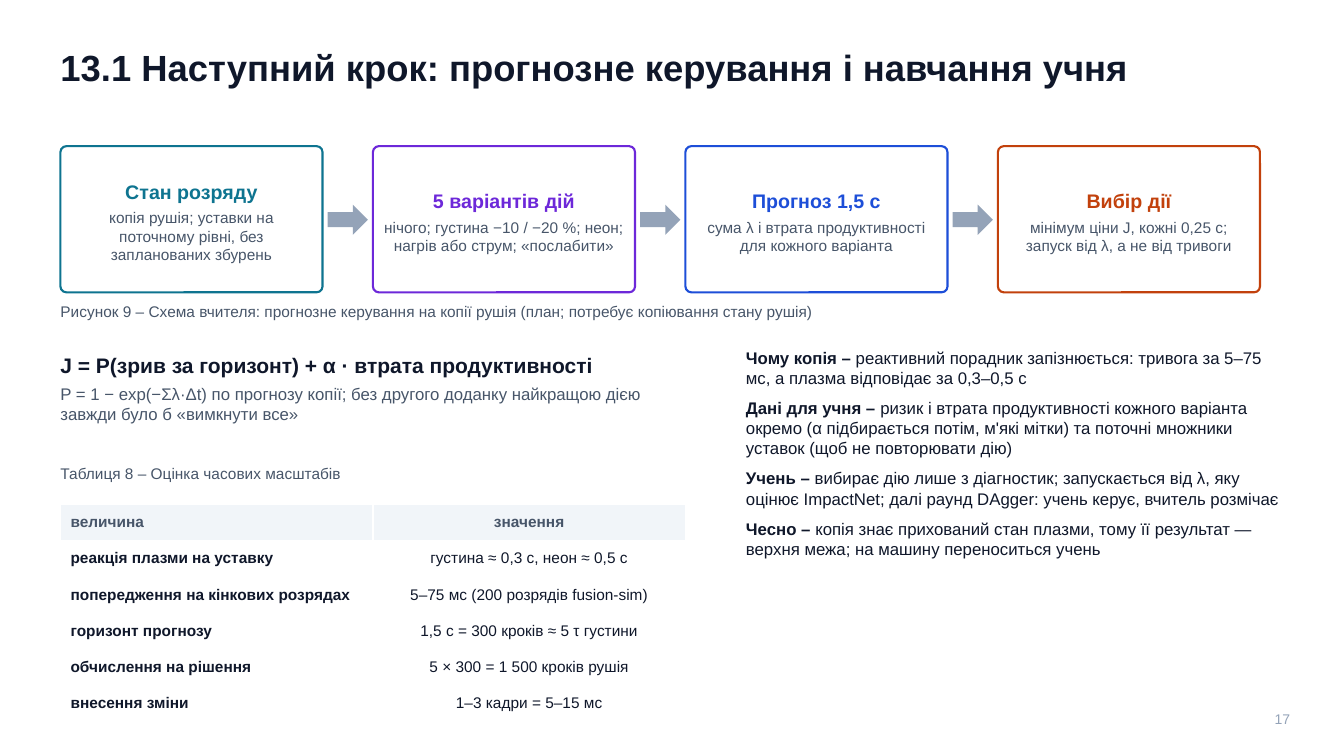
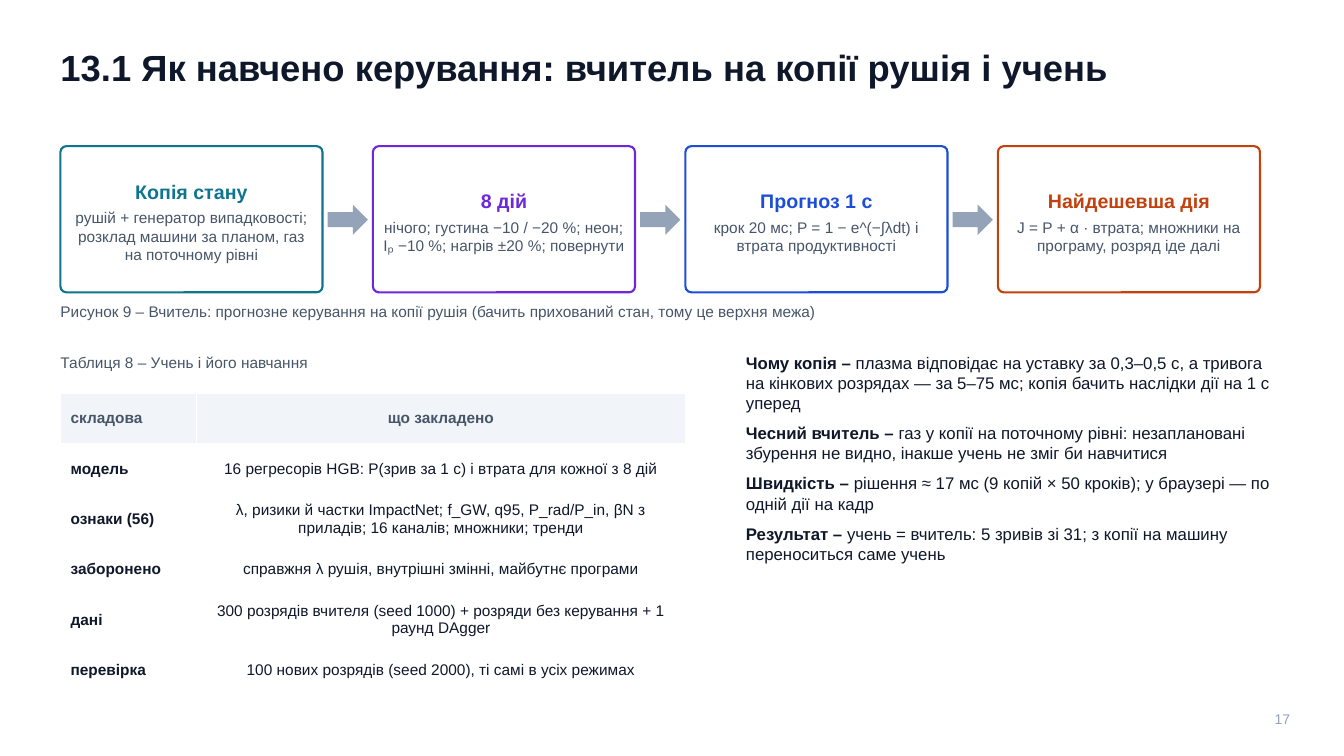
Before and after one commit to llllenah/plasma-disruption-prediction, a slide deck: slide 17 of docs/presentation.pptx. Drawn at 1344x756 pixels with LibreOffice and Linux fonts; fonts in the diff are those of the drawing. Boxes give left, top, right and bottom in pixels: in the first picture for what was removed or moved away, otherwise in the second. Text is boxed around its words. In the diff, an @@ line names an element or a change of style, - is before the commit and + after.

```diff
--- a/docs/presentation.pptx
+++ b/docs/presentation.pptx
@@ text at (60, 54, 1108, 89): text changed @@
-13.1 Наступний крок: прогнозне керування і навчання учня
+13.1 Як навчено керування: вчитель на копії рушія і учень
@@ text at (75, 184, 307, 263): text changed @@
-Стан розряду
-копія рушія; уставки на поточному рівні, без запланованих збурень
+Копія стану
+рушій + генератор випадковості; розклад машини за планом, газ на поточному рівні
@@ text at (384, 193, 624, 254): text changed @@
-5 варіантів дій
-нічого; густина −10 / −20 %; неон; нагрів або струм; «послабити»
+8 дій
+нічого; густина −10 / −20 %; неон; Iₚ −10 %; нагрів ±20 %; повернути
@@ text at (714, 194, 918, 254): text changed @@
-Прогноз 1,5 с
-сума λ і втрата продуктивності для кожного варіанта
+Прогноз 1 с
+крок 20 мс; P = 1 − e^(−∫λdt) і втрата продуктивності
@@ text at (1017, 193, 1240, 254): text changed @@
-Вибір дії
-мінімум ціни J, кожні 0,25 с; запуск від λ, а не від тривоги
+Найдешевша дія
+J = P + α · втрата; множники на програму, розряд іде далі
@@ text at (60, 305, 815, 320): text changed @@
-Рисунок 9 – Схема вчителя: прогнозне керування на копії рушія (план; потребує копіювання стану рушія)
+Рисунок 9 – Вчитель: прогнозне керування на копії рушія (бачить прихований стан, тому це верхня межа)
@@ text at (60, 356, 308, 371): text changed; size 12 to 11 pt @@
-J = P(зрив за горизонт) + α · втрата продуктивності
-P = 1 − exp(−Σλ·Δt) по прогнозу копії; без другого доданку найкращою дією завжди було б «вимкнути все»
+Таблиця 8 – Учень і його навчання
@@ text at (746, 357, 1269, 564): text changed @@
-Чому копія – реактивний порадник запізнюється: тривога за 5–75 мс, а плазма відповідає за 0,3–0,5 с
-Дані для учня – ризик і втрата продуктивності кожного варіанта окремо (α підбирається потім, м'які мітки) та поточні множники уставок (щоб не повторювати дію)
-Учень – вибирає дію лише з діагностик; запускається від λ, яку оцінює ImpactNet; далі раунд DAgger: учень керує, вчитель розмічає
-Чесно – копія знає прихований стан плазми, тому її результат — верхня межа; на машину переноситься учень
+Чому копія – плазма відповідає на уставку за 0,3–0,5 с, а тривога на кінкових розрядах — за 5–75 мс; копія бачить наслідки дії на 1 с уперед
+Чесний вчитель – газ у копії на поточному рівні: незаплановані збурення не видно, інакше учень не зміг би навчитися
+Швидкість – рішення ≈ 17 мс (9 копій × 50 кроків); у браузері — по одній дії на кадр
+Результат – учень = вчитель: 5 зривів зі 31; з копії на машину переноситься саме учень
@@ table added at (60, 393, 686, 696), 6 rows, 2 columns @@
+складова | що закладено
+модель | 16 регресорів HGB: P(зрив за 1 с) і втрата для кожної з 8 дій
+ознаки (56) | λ, ризики й частки ImpactNet; f_GW, q95, P_rad/P_in, βN з приладів; 16 каналів; множники; тренди
+заборонено | справжня λ рушія, внутрішні змінні, майбутнє програми
+дані | 300 розрядів вчителя (seed 1000) + розряди без керування + 1 раунд DAgger
+перевірка | 100 нових розрядів (seed 2000), ті самі в усіх режимах
@@ text removed at (60, 468, 340, 482) @@
-Таблиця 8 – Оцінка часових масштабів
@@ table removed at (60, 504, 686, 722), 6 rows, 2 columns @@
-величина | значення
-реакція плазми на уставку | густина ≈ 0,3 с, неон ≈ 0,5 с
-попередження на кінкових розрядах | 5–75 мс (200 розрядів fusion-sim)
-горизонт прогнозу | 1,5 с = 300 кроків ≈ 5 τ густини
-обчислення на рішення | 5 × 300 = 1 500 кроків рушія
-внесення зміни | 1–3 кадри = 5–15 мс
```
Also in this commit, not shown: 1 other slide changed, 1 slide added, 1 slide removed, 4 other files.
